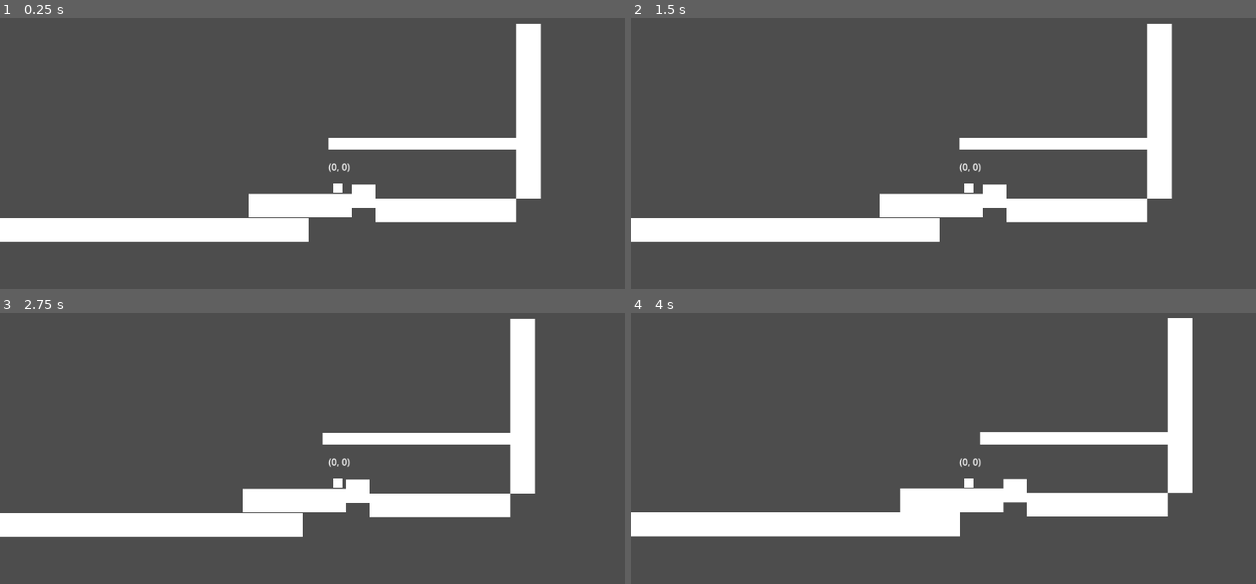
Above: before the commit, frames 1-4 (two rows, left to right).
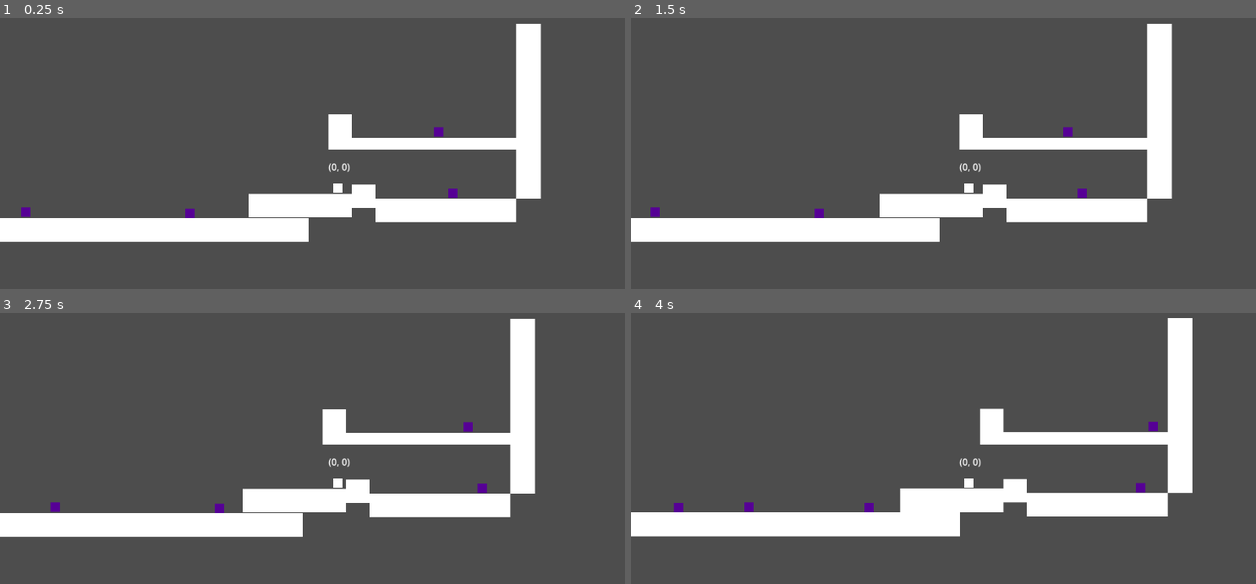
Above: after the commit, the same moments.

Repository: Schweem/AltPlatformMovement
Game: Godot game, scene res://mainScene.tscn
Two runs of this game, one before a commit and one after it. Both use one fixed random seed, a clock stepped at 60 frames per second and the inputs below.
Inputs:
- Up to frame 1 (0.25 s): no input
- Up to frame 2 (1.5 s): hold Right (ui_right) 0.53-1.28 s; hold Down (ui_down) from 1.28 s (still down)
- Up to frame 3 (2.75 s): release Down (ui_down) at 2.03 s; hold Right (ui_right) from 2.03 s (still down)
- Up to frame 4 (4 s): release Right (ui_right) at 2.78 s; hold Up (ui_up) 2.78-3.53 s; hold Left (ui_left) from 3.53 s (still down)

The runs differ from the first frame. In frame 1, 0.5% of the frame differs, in the area x 3-74%, y 35-74%; in frame 2, 0.5%; in frame 3, 0.5%; in frame 4, 0.6%, in the area x 6-85%, y 35-74%.

Commit message:
Simple moving object added
Ground collision
Grav
Horizontal movement

Diff:
--- a/floatTesting/gameController.gd
+++ b/floatTesting/gameController.gd
@@ -9,4 +9,4 @@
 
 # Called every frame. 'delta' is the elapsed time since the previous frame.
 func _process(delta):
-	DisplayServer.window_set_title(title + " | fps: " + str(1/delta))
+	DisplayServer.window_set_title(title + " | fps: " + str(1/delta)) # fps and title in window title
--- a/floatTesting/mainScene.tscn
+++ b/floatTesting/mainScene.tscn
@@ -1,7 +1,8 @@
-[gd_scene load_steps=4 format=3 uid="uid://d3urm7y1l36aj"]
+[gd_scene load_steps=5 format=3 uid="uid://d3urm7y1l36aj"]
 
 [ext_resource type="PackedScene" uid="uid://gynfq7upfxek" path="res://mainPlayer.tscn" id="1_2bxf1"]
 [ext_resource type="Script" path="res://gameController.gd" id="1_3p47n"]
+[ext_resource type="PackedScene" uid="uid://dna84xunvpmop" path="res://testEnemy.tscn" id="3_b2ljc"]
 
 [sub_resource type="RectangleShape2D" id="RectangleShape2D_2bw08"]
 size = Vector2(40, 40)
@@ -14,7 +15,7 @@
 [node name="worldAnchor" type="Node2D" parent="."]
 position = Vector2(1, 24)
 
-[node name="block7" type="Area2D" parent="worldAnchor"]
+[node name="block7" type="Area2D" parent="worldAnchor" groups=["walls"]]
 position = Vector2(-825, 41)
 scale = Vector2(19.36, 1.01843)
 
@@ -33,7 +34,7 @@
 position = Vector2(20, 20)
 shape = SubResource("RectangleShape2D_2bw08")
 
-[node name="block" type="Area2D" parent="worldAnchor"]
+[node name="block" type="Area2D" parent="worldAnchor" groups=["walls"]]
 position = Vector2(-153, 0)
 scale = Vector2(4.4, 1.00917)
 
@@ -52,7 +53,7 @@
 position = Vector2(20, 20)
 shape = SubResource("RectangleShape2D_2bw08")
 
-[node name="block6" type="Area2D" parent="worldAnchor"]
+[node name="block6" type="Area2D" parent="worldAnchor" groups=["walls"]]
 position = Vector2(303, 8)
 scale = Vector2(1.04, -7.48)
 
@@ -71,7 +72,7 @@
 position = Vector2(20, 20)
 shape = SubResource("RectangleShape2D_2bw08")
 
-[node name="block5" type="Area2D" parent="worldAnchor"]
+[node name="block5" type="Area2D" parent="worldAnchor" groups=["walls"]]
 position = Vector2(-865, 41)
 scale = Vector2(1, -11.56)
 
@@ -90,7 +91,7 @@
 position = Vector2(20, 20)
 shape = SubResource("RectangleShape2D_2bw08")
 
-[node name="block2" type="Area2D" parent="worldAnchor"]
+[node name="block2" type="Area2D" parent="worldAnchor" groups=["walls"]]
 position = Vector2(23, -16)
 
 [node name="ColorRect" type="ColorRect" parent="worldAnchor/block2"]
@@ -108,7 +109,25 @@
 position = Vector2(20, 20)
 shape = SubResource("RectangleShape2D_2bw08")
 
-[node name="block3" type="Area2D" parent="worldAnchor"]
+[node name="block2" type="Area2D" parent="worldAnchor/block2" groups=["walls"]]
+position = Vector2(-40, -120)
+
+[node name="ColorRect" type="ColorRect" parent="worldAnchor/block2/block2"]
+anchors_preset = 8
+anchor_left = 0.5
+anchor_top = 0.5
+anchor_right = 0.5
+anchor_bottom = 0.5
+offset_right = 40.0
+offset_bottom = 40.0
+grow_horizontal = 2
+grow_vertical = 2
+
+[node name="CollisionShape2D" type="CollisionShape2D" parent="worldAnchor/block2/block2"]
+position = Vector2(20, 20)
+shape = SubResource("RectangleShape2D_2bw08")
+
+[node name="block3" type="Area2D" parent="worldAnchor" groups=["walls"]]
 position = Vector2(63, 8)
 scale = Vector2(6, 1)
 
@@ -127,7 +146,7 @@
 position = Vector2(20, 20)
 shape = SubResource("RectangleShape2D_2bw08")
 
-[node name="block4" type="Area2D" parent="worldAnchor"]
+[node name="block4" type="Area2D" parent="worldAnchor" groups=["walls"]]
 position = Vector2(-17, -96)
 scale = Vector2(8.08, 0.506005)
 
@@ -145,3 +164,18 @@
 [node name="CollisionShape2D" type="CollisionShape2D" parent="worldAnchor/block4"]
 position = Vector2(20, 20)
 shape = SubResource("RectangleShape2D_2bw08")
+
+[node name="testEnemy" parent="worldAnchor" instance=ExtResource("3_b2ljc")]
+position = Vector2(-265, 12)
+
+[node name="testEnemy2" parent="worldAnchor" instance=ExtResource("3_b2ljc")]
+position = Vector2(-545, 20)
+
+[node name="testEnemy3" parent="worldAnchor" instance=ExtResource("3_b2ljc")]
+position = Vector2(183, -15)
+
+[node name="testEnemy4" parent="worldAnchor" instance=ExtResource("3_b2ljc")]
+position = Vector2(-665, 16)
+
+[node name="testEnemy5" parent="worldAnchor" instance=ExtResource("3_b2ljc")]
+position = Vector2(159, -120)
--- /dev/null
+++ b/floatTesting/movingObject.gd
@@ -0,0 +1,63 @@
+extends Node2D
+
+@onready var dirRay : RayCast2D = $CharacterBody2D/wallCast
+@onready var groundCheck : Area2D = $CharacterBody2D/feet
+
+const MOVESPEED : float = 50.0
+const GRAV : float = 140.0
+
+var facing : int = 1
+var canFlip : bool = true
+var grounded : bool = false
+
+
+# Called when the node enters the scene tree for the first time.
+func _ready():
+	dirRay.target_position.x = 16 * facing
+
+func _physics_process(delta):
+	handleDir(delta)
+	move(delta)
+	handleGravity(delta)
+
+# func -- handleDir
+# args -- delta from physics proccess
+#
+# Used to flip the moving body on wall collisions
+func handleDir(delta):
+	if dirRay.is_colliding():
+		if dirRay.get_collider().is_in_group("walls") and canFlip:
+			facing = -facing
+			dirRay.target_position = -dirRay.target_position
+			canFlip = false
+		else:
+			pass
+	else:
+		pass
+
+
+# func -- move
+# args -- delta from physics proccess
+#
+# Used to move the body across the world space
+func move(delta):
+	position.x += MOVESPEED * facing * delta
+	if !dirRay.is_colliding():
+		canFlip = true
+
+# func -- handleGravity
+# args -- delta from physics proccess
+#
+# Pulls the body down to earth or wherever they are
+func handleGravity(delta):
+	if !grounded:
+		position.y += GRAV * delta
+
+func onGround(area):
+	if area.is_in_group("walls"):
+		grounded = true
+
+func offGround(area):
+	print('fuck')
+	if area.is_in_group("walls"):
+		grounded = false
--- a/floatTesting/playerController.gd
+++ b/floatTesting/playerController.gd
@@ -78,11 +78,11 @@
 	if dir != 0: #dont update if zero
 		wallMark.target_position.x = 16 * dir # update raycast direction
 
-	if !wallMark.is_colliding():
+	if wallMark.is_colliding() and wallMark.get_collider().is_in_group("walls"):
+		return
+	else:
 		# move the world
 		worldSpace.position.x += -dir * SPEED * delta
-	else:
-		return
 
 # func -- jump
 # args -- jump position, delta from physics proccess
@@ -117,7 +117,7 @@
 func checkUpCol():
 	for i in range(topColArray.size()):
 		var checkRay : RayCast2D = topColArray[i]
-		if checkRay.is_colliding(): # check for raycast collision
+		if checkRay.is_colliding() and checkRay.get_collider().is_in_group("walls"): # check for raycast collision
 			var distance = position.y - checkRay.get_collision_point().y # get the distance
 			if distance <= JUMPHEIGHT * JUMPSPEED: # if the distance is the same as or less than jumpheight
 				jumpTarget = distance - 16 # jump to distance with - 4 as a buffer
@@ -131,11 +131,13 @@
 #
 # Toggles grounded status on based on signal from attatched area2d
 func groundCollision(area): # signal from feet
-	grounded = true # on ground *WOAH*
+	if area.is_in_group("walls"): # on ground *WOAH*
+		grounded = true
 
 # func -- groundCollision
 # args -- area (target area 2d)
 #
 # Toggles grounded status off based on signal from attatched area2d
 func cancelCollision(area): # feet leaving signal
-	grounded = false # NOT ON THE GROUND WAH
+	if area.is_in_group("walls"): # NOT ON THE GROUND WAH
+		grounded = false
--- /dev/null
+++ b/floatTesting/testEnemy.tscn
@@ -0,0 +1,39 @@
+[gd_scene load_steps=4 format=3 uid="uid://dna84xunvpmop"]
+
+[ext_resource type="Script" path="res://movingObject.gd" id="1_qqvn7"]
+
+[sub_resource type="RectangleShape2D" id="RectangleShape2D_1rrbh"]
+size = Vector2(16, 16)
+
+[sub_resource type="RectangleShape2D" id="RectangleShape2D_817mj"]
+size = Vector2(16, 2)
+
+[node name="testEnemy" type="Node2D"]
+position = Vector2(-105, -16)
+script = ExtResource("1_qqvn7")
+
+[node name="CharacterBody2D" type="CharacterBody2D" parent="."]
+
+[node name="CollisionShape2D" type="CollisionShape2D" parent="CharacterBody2D"]
+shape = SubResource("RectangleShape2D_1rrbh")
+
+[node name="ColorRect" type="ColorRect" parent="CharacterBody2D"]
+offset_left = -8.0
+offset_top = -8.0
+offset_right = 8.0
+offset_bottom = 8.0
+color = Color(0.337255, 0, 0.584314, 1)
+
+[node name="wallCast" type="RayCast2D" parent="CharacterBody2D"]
+target_position = Vector2(16, 0)
+collide_with_areas = true
+collide_with_bodies = false
+
+[node name="feet" type="Area2D" parent="CharacterBody2D"]
+
+[node name="CollisionShape2D" type="CollisionShape2D" parent="CharacterBody2D/feet"]
+position = Vector2(0, 9)
+shape = SubResource("RectangleShape2D_817mj")
+
+[connection signal="area_entered" from="CharacterBody2D/feet" to="." method="onGround"]
+[connection signal="area_exited" from="CharacterBody2D/feet" to="." method="offGround"]
